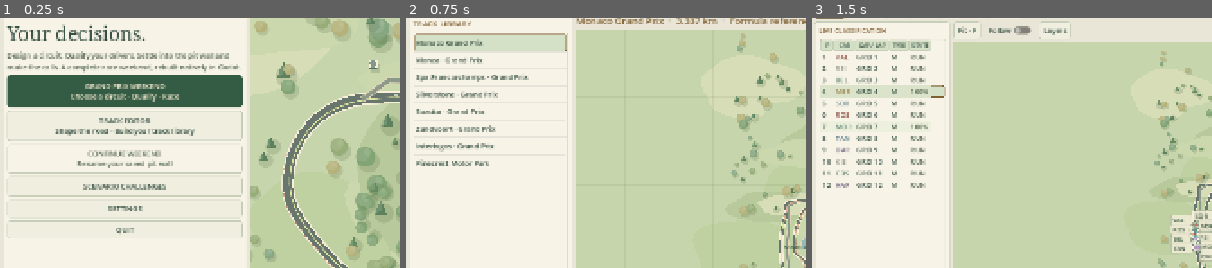
Above: before the commit, frames 1-3 (left to right).
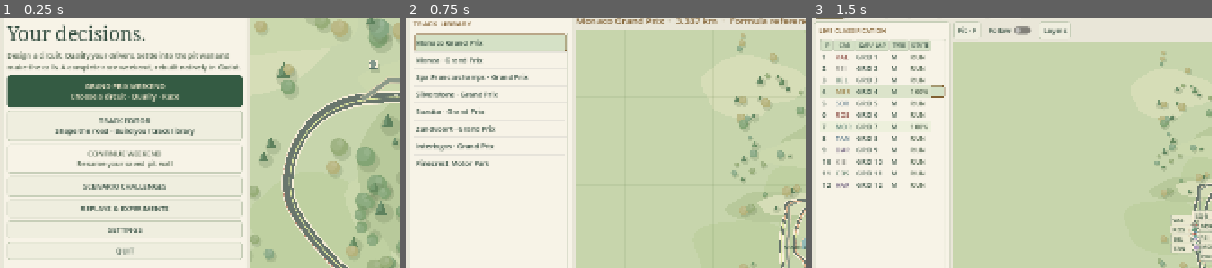
Above: after the commit, the same moments.

Repository: Luis85/motorsport-manager
Game: Godot game, scene res://scenes/main.tscn
Same seed, same stepped clock (60 frames per second), same inputs: the game is played once before the commit and once after it.
Inputs:
- Up to frame 1 (0.25 s): no input
- Up to frame 2 (0.75 s): click "GRAND PRIX WEEKEND Choose a c…" at 0.5 s
- Up to frame 3 (1.5 s): click "Open weekend briefing" at 1.25 s
The pictures show only the part of the screen within x 0-50%, y 14-64%; the shares and areas given below are measured in that part.

The runs differ from the first frame. In frame 1, 0.6% of the frame differs, in the area x 2-61%, y 75-97%; in frame 2, nothing differs; in frame 3, nothing differs.

Commit message:
Integrate native replay, labeled sandbox and separate continuation slots

Diff:
--- a/project.godot
+++ b/project.godot
@@ -3,7 +3,7 @@
 
 [application]
 config/name="Motorsport Manager"
-config/version="0.11.0"
+config/version="0.12.0"
 run/main_scene="res://scenes/main.tscn"
 config/features=PackedStringArray("4.7", "GL Compatibility")
 config/description="Native track authoring and top-down Grand Prix weekend."
--- a/scripts/services/app.gd
+++ b/scripts/services/app.gd
@@ -5,6 +5,8 @@
 var settings = {"fullscreen": false, "vsync": true, "labels": true, "racing_line": false, "speed": 1, "scenery_detail": "rich", "reduced_motion": false, "dot_scale": 1.0, "guides": {}, "pitwall_text_scale": 1.0}
 var weekend: RaceSim
 var checkpoint_path = "user://weekend.json"
+var recording: RaceRecord
+var sandbox_path = "user://sandbox.json"
 
 func _ready() -> void:
 	load_library()
@@ -70,16 +72,30 @@
 		document.id = d.id; document.builtin = false; load_library()
 	return error
 
+func ensure_recording() -> RaceRecord:
+	if not weekend is PracticeRaceSim: return null
+	if recording == null or recording.source == null or recording.source.get_ref() != weekend:
+		recording = RaceRecord.new(); recording.attach(weekend)
+	return recording
+
 func save_weekend() -> String:
 	if weekend == null: return "There is no weekend to save."
+	if weekend is PracticeRaceSim: return ReplayStorage.save_session(checkpoint_path, ensure_recording())
 	return Storage.write_json(checkpoint_path, weekend.snapshot())
 
 func load_weekend() -> String:
 	var result = Storage.read_json(checkpoint_path)
 	if not result.ok: return result.error
 	if not result.data is Dictionary: return "Invalid checkpoint."
-	var restored = PracticeRaceSim.restore_practice(result.data)
-	if restored == null: return "Checkpoint is invalid or incompatible. The current session was not replaced."
-	weekend = restored
+	if result.data.get("kind") == ReplayStorage.SESSION_KIND:
+		var loaded = ReplayStorage.restore_session(result.data)
+		if not loaded.ok: return loaded.error
+		weekend = loaded.sim; recording = loaded.record
+	else:
+		var restored = PracticeRaceSim.restore_practice(result.data)
+		if restored == null: return "Checkpoint is invalid or incompatible. The current session was not replaced."
+		weekend = restored
+		recording = RaceRecord.new(); recording.attach(restored, "legacy")
+	# Existing explicit Continue behavior; recorded inputs retain subsequent context.
 	weekend.paused = weekend.phase in RaceSim.ACTIVE
 	return ""
--- a/scripts/ui/main.gd
+++ b/scripts/ui/main.gd
@@ -1,5 +1,6 @@
 extends Control
 ## Native scene shell. Screen changes never reset a live weekend implicitly.
+var replay_controller: ReplayController
 var content: VBoxContainer
 var global_header: HBoxContainer
 var location_label: Label
@@ -32,6 +33,7 @@
 	header.add_child(UI.button("How to play", show_help))
 	header.add_child(UI.button("Main menu", go_home))
 	content = UI.vbox(shell, true)
+	replay_controller = ReplayController.new(); replay_controller.configure(self); add_child(replay_controller)
 	show_menu()
 
 func clear_screen(name: String) -> void:
@@ -60,6 +62,14 @@
 	for title in ["Dry strategy", "Weather", "Recovery", "Practice", "Rival styles"]: scenarios.get_popup().add_item(title)
 	scenarios.get_popup().id_pressed.connect(func(index):
 		[show_strategy_scenarios, show_weather_scenarios, show_recovery_scenarios, show_practice_scenarios, show_rival_scenarios][index].call())
+	var replay_menu = MenuButton.new(); replay_menu.text = "REPLAYS & EXPERIMENTS"; replay_menu.flat = false; replay_menu.custom_minimum_size.y = 32
+	menu.add_child(replay_menu)
+	replay_menu.get_popup().add_item("Open recording or scenario…", 0)
+	replay_menu.get_popup().add_item("Resume saved sandbox", 1)
+	replay_menu.get_popup().set_item_disabled(1, not FileAccess.file_exists(App.sandbox_path))
+	replay_menu.get_popup().id_pressed.connect(func(id):
+		if id == 0: replay_controller.import_record()
+		else: replay_controller.resume_sandbox())
 	menu.add_child(UI.button("SETTINGS", show_settings))
 	menu.add_child(UI.button("QUIT", request_quit))
 	var spacer = Control.new(); spacer.size_flags_vertical = Control.SIZE_EXPAND_FILL; menu.add_child(spacer)
@@ -160,7 +170,12 @@
 func show_weekend() -> void:
 	clear_screen("weekend")
 	var view = PracticeWeekendView.new() if App.weekend is PracticeRaceSim else (PitwallWorkspace.new() if App.weekend is StrategyRaceSim else WeekendView.new())
-	view.configure(App.weekend); content.add_child(view)
+	view.configure(App.weekend)
+	if view is PracticeWeekendView: view.recording = App.ensure_recording()
+	content.add_child(view)
+	if view is PracticeWeekendView: view.replay_requested.connect(func():
+		var error = replay_controller.open_data(view.recording.seal())
+		if not error.is_empty(): UI.notify(self, "Replay unavailable", error))
 	view.new_weekend_requested.connect(show_library)
 	view.menu_requested.connect(go_home)
 
@@ -219,6 +234,15 @@
 	UI.notify(self, "Your first Grand Prix", "1. Grand Prix Weekend: choose a track, vehicle, weather and race length.\n\n …(1113 unchanged characters)…
 
 func request_quit() -> void:
+	if replay_controller and replay_controller.workspace:
+		var active = replay_controller.workspace
+		if active.sandbox_view:
+			active.sandbox_view.confirm_leave(func():
+				var error = active.save_sandbox()
+				if not error.is_empty(): UI.notify(self, "Could not save experiment", error); return
+				replay_controller.close(); request_quit())
+			return
+		replay_controller.close()
 	if screen_name == "weekend" and content.get_child_count() > 0 and content.get_child(0) is PitwallWorkspace:
 		content.get_child(0).confirm_leave(_quit_saved); return
 	_quit_saved()
--- a/scripts/ui/practice_weekend.gd
+++ b/scripts/ui/practice_weekend.gd
@@ -1,6 +1,13 @@
 class_name PracticeWeekendView
 extends PitwallWorkspace
 ## Extends the merged task navigation; no replacement race shell or hidden time control.
+signal replay_requested
+var recording: RaceRecord
+var review_actions: VBoxContainer
+var replay_button: Button
+var bookmark_button: Button
+var accept_button: Button
+var result_notice: Label
 var practice_panel: PracticePanel
 var practice_page_index = -1
 var practice_button: Button
@@ -45,6 +52,7 @@
 	rivals_button.tooltip_text = "Read public tendencies and actual pit entries. No rival's private plan, fuel, condition or scores are exposed."
 	navigator.catalog.append([8, 1, "Team / Rival field", "rivals profiles protector undercutter conservator adaptive observed tendencies"])
 	guide.steps.append({"title": "Read a rival, not a secret plan", "body": "Team / Battles opens the rival field. Profile …(365 unchanged characters)…
+	build_replay_actions()
 	wire_control_help(practice_panel); wire_control_help(rivals_button); refresh()
 	if sim.phase in ["practice", "practice_results"]: open_practice(3)
 
@@ -121,3 +129,46 @@
 		debrief_text.text = practice_debrief_prefix + inherited
 
 	if public_inspector: public_inspector.present(self)
+	if review_actions:
+		review_actions.visible = recording != null and right_panel.visible and tabs.current_tab == 7
+		accept_button.disabled = recording == null or recording.origin == "sandbox" or sim.phase != "results"
+		bookmark_button.disabled = recording == null or recording.marks.size() >= RaceRecord.MAX_MARKS
+
+
+func build_replay_actions() -> void:
+	weekend_menu.get_popup().add_separator()
+	weekend_menu.get_popup().add_item("Replay / sandbox", 20)
+	weekend_menu.get_popup().id_pressed.connect(func(id):
+		if id == 20: replay_requested.emit())
+	navigator.catalog.append([7, 20, "Review / Replay and sandbox", "recording checkpoint try another decision original result"])
+	navigator.filter_views("")
+	review_actions = VBoxContainer.new(); detail_actions.add_child(review_actions)
+	var actions = HFlowContainer.new(); review_actions.add_child(actions)
+	replay_button = UI.button("Replay / sandbox", func(): replay_requested.emit()); actions.add_child(replay_button)
+	bookmark_button = UI.button("Keep checkpoint", keep_checkpoint); actions.add_child(bookmark_button)
+	accept_button = UI.button("Accept original result", accept_result, true); actions.add_child(accept_button)
+	result_notice = UI.paragraph("Original results require a completed weekend. Replays and experiments never award campaign rewards.")
+	review_actions.add_child(result_notice); PitwallDesign.scale_controls(review_actions, text_scale)
+
+func open_destination(index: int, subtopic: int) -> void:
+	if index == 7 and subtopic == 20: replay_requested.emit(); return
+	super.open_destination(index, subtopic)
+
+func keep_checkpoint() -> void:
+	if recording == null: return
+	var error = recording.bookmark("%s · %.1fs" % [sim.phase.replace("_", " "), sim.total_time])
+	result_notice.text = "Checkpoint kept (%d/4). Save or export to retain it on disk." % recording.marks.size() if error.is_empty() else error
+	refresh()
+
+func accept_result() -> void:
+	if recording == null: return
+	# Keep the same event ID durable before accepting its immutable factual result.
+	var error = ReplayStorage.save_session(App.checkpoint_path, recording) if recording.origin != "sandbox" else "Sandbox results cannot be accepted as an original."
+	if not error.is_empty(): result_notice.text = error; return
+	var result = ResultReceipts.accept(recording); result_notice.text = result.message
+
+func save_checkpoint() -> void:
+	if recording != null and recording.origin == "sandbox":
+		var error = ReplayStorage.save_session(App.sandbox_path, recording)
+		show_reading("Save sandbox", "Experiment saved in a separate slot. The original weekend is unchanged." if error.is_empty() else error, weekend_menu)
+	else: super.save_checkpoint()
--- a/scripts/ui/public_rival_inspector.gd
+++ b/scripts/ui/public_rival_inspector.gd
@@ -27,7 +27,7 @@
 	for i in range(order.size()):
 		var car = order[i]
 		if car.player: continue
-		var row = view.rows[i]
+		var row = view.rows[int(car.id)]
 		var state = "OUT" if car.dnf else ("FIN" if car.finished else ("PIT" if car.route == "pit" else ("BOX" if car.route == "garage" else "RUN")))
 		row.set_text(4, state)
 		var description = "%s · %s\n%s\nObserved compound %s; condition and future plans are private." % [car.name, car.team, RivalStyles.PROFILES[sim.rival_styles.drivers[int(car.id)].style].label, car.compound]
--- /dev/null
+++ b/scripts/ui/replay_controller.gd
@@ -0,0 +1,60 @@
+class_name ReplayController
+extends Node
+## Preserve the actual original view and drafts; no source time/selection/RNG writes.
+var host: Control
+var workspace: ReplayWorkspace
+var suspended: Array = []
+var previous_focus: WeakRef
+var previous_header = false
+
+func configure(main: Control) -> void: host = main
+
+func open_current() -> void:
+	var record = App.ensure_recording()
+	if record == null: UI.notify(host, "Replay unavailable", "Start or resume a native weekend first."); return
+	open_data(record.seal())
+
+func open_data(data: Variant) -> String:
+	if workspace != null: return "Close the current replay first."
+	if data is Dictionary and data.get("kind") == ReplayStorage.SESSION_KIND: data = data.get("record")
+	var player = RaceReplay.new(); var error = player.load_record(data) if data is Dictionary else "The file does not contain a recording."
+	if not error.is_empty(): return error
+	var focus = host.get_viewport().gui_get_focus_owner()
+	previous_focus = weakref(focus) if focus else null
+	previous_header = host.global_header.visible; host.global_header.hide()
+	for child in host.content.get_children():
+		if child.is_queued_for_deletion(): continue
+		suspended.append({"node": child, "visible": child.visible, "process": child.process_mode})
+		child.hide(); child.process_mode = Node.PROCESS_MODE_DISABLED
+	workspace = ReplayWorkspace.new(); workspace.configure(player); host.content.add_child(workspace)
+	workspace.close_requested.connect(close)
+	return ""
+
+func close() -> void:
+	if workspace == null: return
+	workspace.process_mode = Node.PROCESS_MODE_DISABLED
+	host.content.remove_child(workspace); workspace.queue_free(); workspace = null
+	for saved in suspended:
+		if is_instance_valid(saved.node): saved.node.visible = saved.visible; saved.node.process_mode = saved.process
+	suspended.clear(); host.global_header.visible = previous_header
+	if previous_focus and is_instance_valid(previous_focus.get_ref()): PitwallDesign.focus_later(previous_focus.get_ref())
+
+func import_record() -> void:
+	var dialog = FileDialog.new(); dialog.title = "Open recording or scenario · observation only"
+	dialog.file_mode = FileDialog.FILE_MODE_OPEN_FILE; dialog.access = FileDialog.ACCESS_FILESYSTEM
+	dialog.filters = PackedStringArray(["*.json ; Race recording / scenario / session"]); host.add_child(dialog)
+	dialog.file_selected.connect(func(path):
+		var read = Storage.read_json(path)
+		var error = open_data(read.data) if read.ok else read.error
+		if not error.is_empty(): UI.notify(host, "Recording not opened", error)
+		dialog.queue_free())
+	dialog.canceled.connect(dialog.queue_free); dialog.popup_centered(Vector2i(800,520))
+
+func resume_sandbox() -> void:
+	var read = Storage.read_json(App.sandbox_path)
+	if not read.ok: UI.notify(host, "Sandbox not resumed", read.error); return
+	var loaded = ReplayStorage.restore_session(read.data, true)
+	if not loaded.ok: UI.notify(host, "Sandbox not resumed", loaded.error); return
+	var error = open_data(read.data.record)
+	if not error.is_empty(): UI.notify(host, "Sandbox not resumed", error); return
+	workspace.mount_sandbox(loaded.sim, loaded.record)
--- /dev/null
+++ b/scripts/ui/replay_workspace.gd
@@ -0,0 +1,151 @@
+class_name ReplayWorkspace
+extends VBoxContainer
+## An independent viewer. It has no original RaceSim reference or tactical commands.
+signal close_requested
+var player: RaceReplay
+var playing = false
+var budget = 16
+var clock = 0.0
+var mode_title: Label
+var sandbox_return: Button
+var return_button: Button
+var play_button: Button
+var branch_button: Button
+var picker: OptionButton
+var status: Label
+var summary: Label
+var canvas: TrackCanvas
+var viewer: VBoxContainer
+var sandbox_shell: VBoxContainer
+var sandbox_view: PracticeWeekendView
+var sandbox_record: RaceRecord
+var last_error = ""
+
+func configure(replay: RaceReplay) -> void:
+	player = replay
+
+func _ready() -> void:
+	size_flags_horizontal = Control.SIZE_EXPAND_FILL; size_flags_vertical = Control.SIZE_EXPAND_FILL
+	var heading = UI.hbox(self)
+	mode_title = UI.label("REPLAY · NOT LIVE", 18, UI.ACCENT); mode_title.size_flags_horizontal = Control.SIZE_EXPAND_FILL; heading.add_child(mode_title)
+	return_button = UI.button("Return to original", request_close); heading.add_child(return_button)
+	viewer = UI.vbox(self, true)
+	var actions = UI.hbox(viewer)
+	picker = UI.option(["Start of recording"], func(index): seek(index - 1)); picker.size_flags_horizontal = Control.SIZE_EXPAND_FILL; actions.add_child(picker)
+	for mark in player.record.marks: picker.add_item(mark.label + " · step " + str(int(mark.step)))
+	picker.add_item("Saved endpoint · not re-simulated")
+	play_button = UI.button("Play record", toggle_play); actions.add_child(play_button)
+	actions.add_child(UI.option(["Steady replay", "Fast replay", "Fastest replay"], func(index): budget = [16,32,64][index]))
+	branch_button = UI.button("Try another decision", start_sandbox, true); actions.add_child(branch_button)
+	status = UI.paragraph(""); viewer.add_child(status)
+	canvas = TrackCanvas.new(); canvas.show_grid = false; viewer.add_child(canvas); canvas.custom_minimum_size = Vector2(300, 160)
+	var card = UI.panel(); viewer.add_child(card); summary = UI.paragraph(""); card.add_child(summary)
+	var footer = UI.hbox(viewer)
+	footer.add_child(UI.button("Export recording", func(): export_data(player.record, "weekend.replay.json")))
+	footer.add_child(UI.button("Export this scenario", export_scenario))
+	footer.add_child(UI.paragraph("Sandbox = model experiment, not a guaranteed alternative result. No campaign rewards."))
+	PitwallDesign.scale_controls(self, float(App.settings.pitwall_text_scale))
+	seek(-1)
+	PitwallDesign.focus_later(return_button)
+
+func seek(index: int) -> void:
+	playing = false
+	if not player.seek(index): last_error = "That checkpoint is unavailable."
+	else:
+		last_error = ""; canvas.set_track(player.sim.track); canvas.sim = player.sim; canvas.call_deferred("fit")
+	refresh()
+
+func toggle_play() -> void:
+	if player.verified or not player.error.is_empty(): return
+	playing = not playing; refresh()
+
+func _process(delta: float) -> void:
+	if sandbox_view != null: return
+	if playing:
+		player.tick(budget)
+		if player.verified or not player.error.is_empty(): playing = false
+	clock += delta
+	if clock >= 0.2: clock = 0; refresh()
+
+func refresh() -> void:
+	if status == null or player.sim == null: return
+	var state = "Saved checkpoint · not re-simulated" if player.at_snapshot else "Model re-simulation"
+	if player.verified: state = "Verified continuation · %d reconstructed steps; endpoint agrees" % (player.step_index - player.start_step)
+	if not player.error.is_empty(): state = player.error
+	if not last_error.is_empty(): state = last_error
+	status.text = "%s · %d / %d fixed steps · %s %.1fs" % [state, player.step_index, player.record.steps, player.sim.phase.replace("_", " "), player.sim.total_time]
+	play_button.text = "Pause replay" if playing else "Play record"
+	play_button.disabled = player.verified or not player.error.is_empty()
+	branch_button.disabled = player.sim.phase == "results"
+	branch_button.tooltip_text = "Select an earlier checkpoint to try another decision." if branch_button.disabled else "Create a separately paused sandbox. Original state, drafts and results stay unchanged."
+	var c = player.sim
+	var lines: Array[String] = ["%s · %s · seed %d · %d laps · %s incidents" % [c.track.document.name, c.track.preset, c.seed_value, c.laps, c.intensity], "Origin: %s · event %s" % [player.record.origin, player.record.event_id.left(12)]]
+	var order = c.standings()
+	for id in [3, 6]:
+		var car = c.cars[id]
+		lines.append("%s · P%d · %d laps · %s · %d pit stops · %s" % [car.short, order.find(car)+1, car.completed, car.set_id, car.pit_stops, car.route])
+	if c.phase == "results": lines.append("Saved finish. Choose an earlier checkpoint to experiment.")
+	if not player.record.incomplete.is_empty(): lines.append(player.record.incomplete)
+	summary.text = "\n".join(lines)
+	canvas.queue_redraw(); canvas.overlay.queue_redraw()
+
+func start_sandbox() -> void:
+	if sandbox_view != null or player.sim.phase == "results": return
+	playing = false
+	var sim = player.branch()
+	if sim == null: last_error = "Could not reconstruct the experiment."; refresh(); return
+	var record = RaceRecord.new(); record.attach(sim, "sandbox", player.lineage())
+	mount_sandbox(sim, record)
+
+func mount_sandbox(sim: PracticeRaceSim, record: RaceRecord) -> void:
+	playing = false; sandbox_record = record; viewer.hide()
+	sandbox_shell = UI.vbox(self, true)
+	mode_title.text = "SANDBOX · SEPARATE SAVE"
+	sandbox_return = UI.button("Return to replay", leave_sandbox); return_button.get_parent().add_child(sandbox_return)
+	PitwallDesign.scale_controls(sandbox_return, float(App.settings.pitwall_text_scale))
+	sandbox_view = PracticeWeekendView.new(); sandbox_view.configure(sim); sandbox_view.recording = record
+	sandbox_shell.add_child(sandbox_view)
+	sandbox_view.menu_requested.connect(leave_sandbox); sandbox_view.new_weekend_requested.connect(leave_sandbox)
+	sandbox_view.replay_requested.connect(func(): sandbox_view.show_reading("Sandbox recording", "Return to replay to inspect the source. Save this experiment in its separate slot; Resume sandbox opens it from the main menu.", sandbox_view.weekend_menu))
+	sandbox_view.guide.hide()
+	sandbox_view.set_meta("sandbox_view", true)
+
+func save_sandbox() -> String:
+	return "" if sandbox_record == null else ReplayStorage.save_session(App.sandbox_path, sandbox_record)
+
+func leave_sandbox() -> void:
+	if sandbox_view == null: return
+	sandbox_view.confirm_leave(_leave_sandbox_saved)
+
+func _leave_sandbox_saved() -> void:
+	var error = save_sandbox()
+	if not error.is_empty(): UI.notify(self, "Experiment not saved", error); return
+	sandbox_shell.process_mode = Node.PROCESS_MODE_DISABLED
+	remove_child(sandbox_shell); sandbox_shell.queue_free(); sandbox_shell = null; sandbox_view = null; sandbox_record = null
+	sandbox_return.queue_free(); sandbox_return = null; mode_title.text = "REPLAY · NOT LIVE"
+	viewer.show(); refresh(); PitwallDesign.focus_later(branch_button)
+
+func request_close() -> void:
+	if sandbox_view != null: sandbox_view.confirm_leave(_close_saved)
+	else: close_requested.emit()
+
+func _close_saved() -> void:
+	var error = save_sandbox()
+	if not error.is_empty(): UI.notify(self, "Experiment not saved", error); return
+	close_requested.emit()
+
+func export_scenario() -> void:
+	var sim = player.branch()
+	if sim == null: return
+	var record = RaceRecord.new(); record.attach(sim, "sandbox", player.lineage())
+	export_data(record.seal(), "decision.scenario.json")
+
+func export_data(data: Dictionary, filename: String) -> void:
+	var dialog = FileDialog.new(); dialog.title = "Export local race evidence"; dialog.file_mode = FileDialog.FILE_MODE_SAVE_FILE
+	dialog.access = FileDialog.ACCESS_FILESYSTEM; dialog.filters = PackedStringArray(["*.json ; Race recording / scenario"]); dialog.current_file = filename
+	add_child(dialog)
+	dialog.file_selected.connect(func(path):
+		var error = Storage.write_json(path, data)
+		UI.notify(self, "Export recording", "Saved independent evidence. No result was accepted." if error.is_empty() else error)
+		dialog.queue_free())
+	dialog.canceled.connect(dialog.queue_free); PitwallDesign.scale_controls(dialog, float(App.settings.pitwall_text_scale)); dialog.popup_centered(Vector2i(800,520))
Not shown, added: scripts/ui/replay_controller.gd.uid
Not shown, added: scripts/ui/replay_workspace.gd.uid
